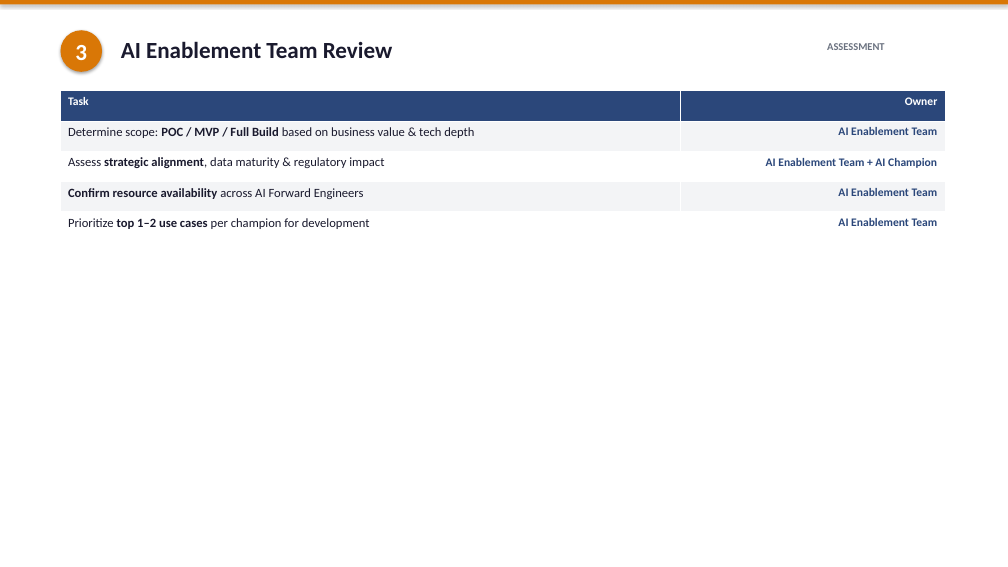
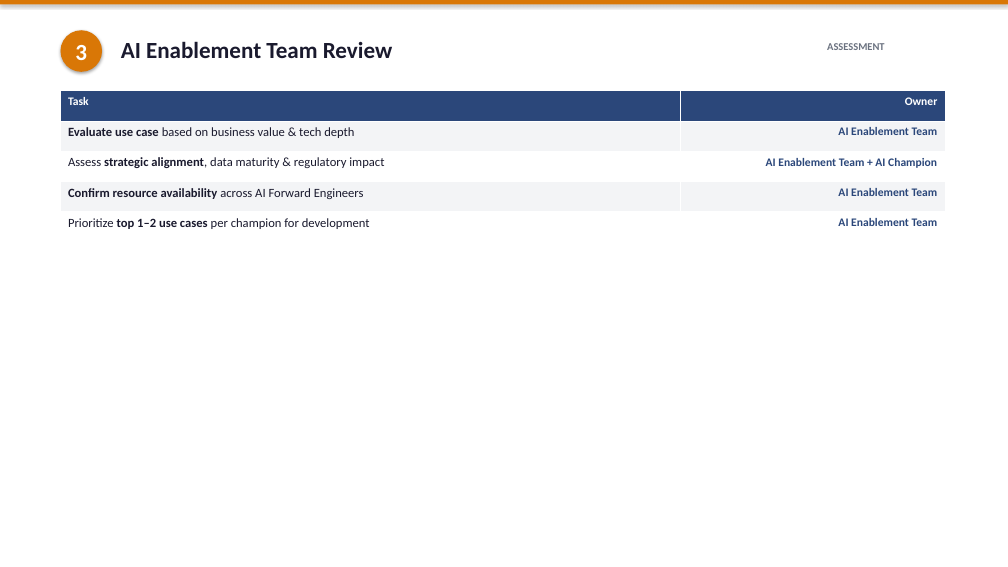
Before and after one commit to JessieWang0926/Intake-to-GTM, a slide deck: slide 5 of AI-Use-Case-to-GTM-Step-Guide.pptx. Drawn at 1008x567 pixels with LibreOffice and Linux fonts; fonts in the diff are those of the drawing. Boxes give left, top, right and bottom in pixels: in the first picture for what was removed or moved away, otherwise in the second. Text is boxed around its words. In the diff, an @@ line names an element or a change of style, - is before the commit and + after.

```diff
--- a/AI-Use-Case-to-GTM-Step-Guide.pptx
+++ b/AI-Use-Case-to-GTM-Step-Guide.pptx
@@ table at [60,91,945,242] @@
-row 2, column 1: Determine scope: POC / MVP / Full Build based on business value & tech depth
+row 2, column 1: Evaluate use case based on business value & tech depth
```
Also in this commit, not shown: 3 other slides changed, 4 other files.
